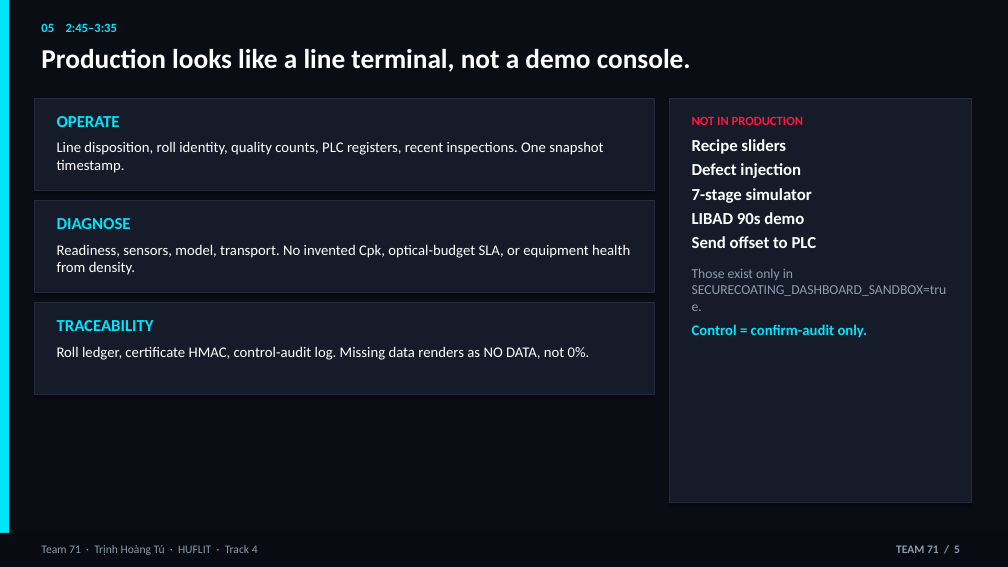
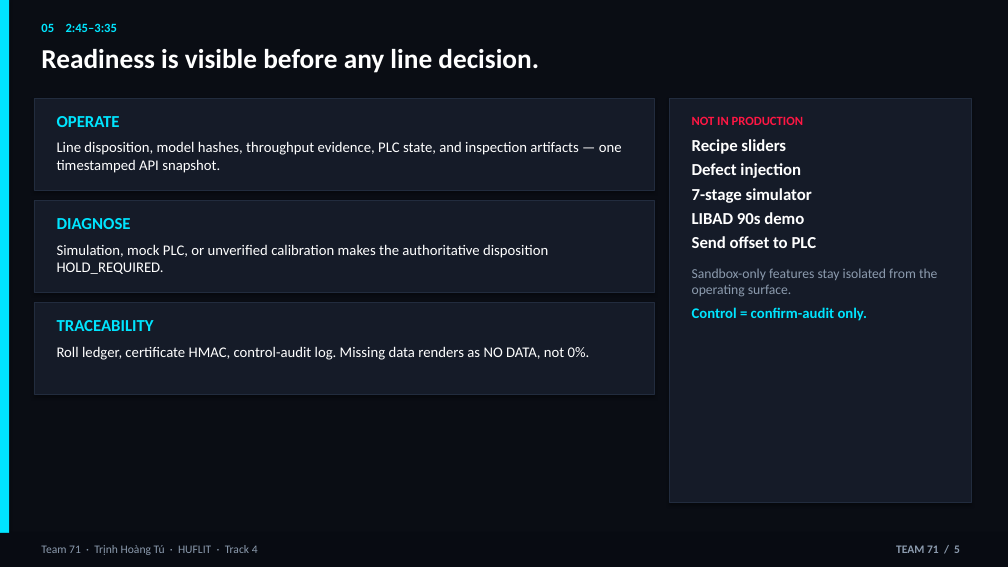
Before and after one commit to thtcsec/securecoating-vision, a slide deck: slide 5 of SecureCoating-Vision_Final_Defense_6min.pptx. Drawn at 1008x567 pixels with LibreOffice and Linux fonts; fonts in the diff are those of the drawing. Boxes give left, top, right and bottom in pixels: in the first picture for what was removed or moved away, otherwise in the second. Text is boxed around its words. In the diff, an @@ line names an element or a change of style, - is before the commit and + after.

```diff
--- a/SecureCoating-Vision_Final_Defense_6min.pptx
+++ b/SecureCoating-Vision_Final_Defense_6min.pptx
@@ text at (41,49,539,73): text changed @@
-Production looks like a line terminal, not a demo console.
+Readiness is visible before any line decision.
@@ text at (57,141,622,173): text changed @@
-Line disposition, roll identity, quality counts, PLC registers, recent inspections. One snapshot timestamp.
+Line disposition, model hashes, throughput evidence, PLC state, and inspection artifacts — one timestamped API snapshot.
@@ text at (57,244,548,274): text changed @@
-Readiness, sensors, model, transport. No invented Cpk, optical-budget SLA, or equipment health from density.
+Simulation, mock PLC, or unverified calibration makes the authoritative disposition HOLD_REQUIRED.
@@ text at (692,268,937,297): text changed @@
-Those exist only in SECURECOATING_DASHBOARD_SANDBOX=true.
+Sandbox-only features stay isolated from the operating surface.
```
Also in this commit, not shown: 5 other slides changed, 10 other files.
